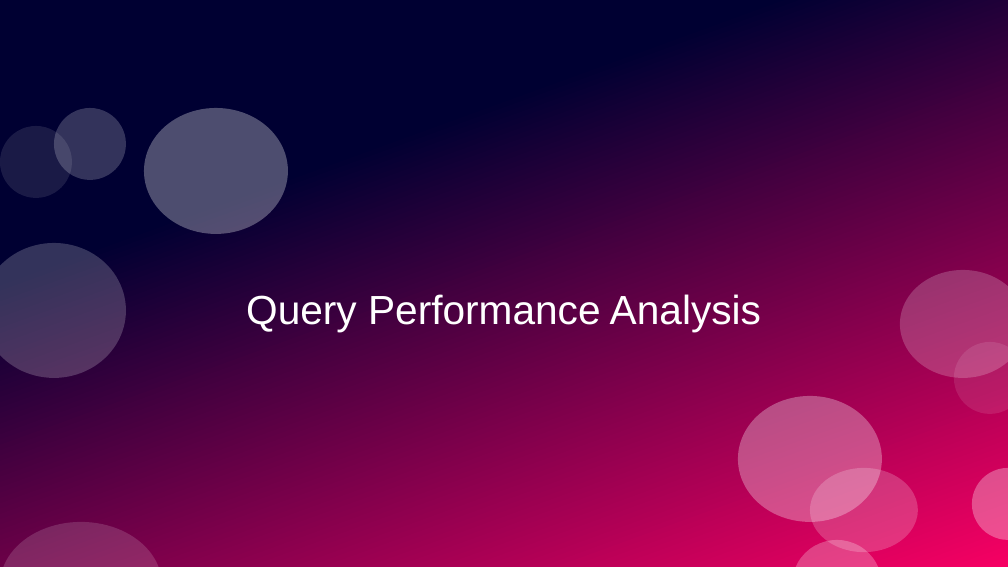
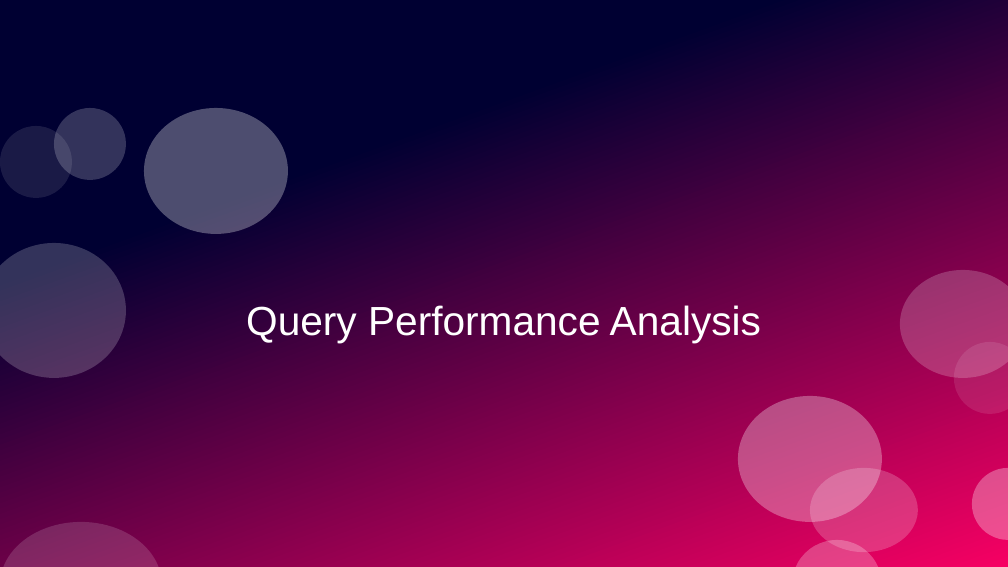
Before and after one commit to hamzaaldabe/QueryPerformanceAnalysis, a slide deck: slide 1 of QueryPerformanceAnalysis.odp. Drawn at 1008x567 pixels with LibreOffice and Linux fonts; fonts in the diff are those of the drawing. Boxes give left, top, right and bottom in pixels: in the first picture for what was removed or moved away, otherwise in the second. Text is boxed around its words. In the diff, an @@ line names an element or a change of style, - is before the commit and + after.

```diff
--- a/QueryPerformanceAnalysis.odp
+++ b/QueryPerformanceAnalysis.odp
@@ subtitle "Query Performance Analysis": place and size @@
-subtitle "Query Performance Analysis" at <box>246,294,761,332</box>
+subtitle "Query Performance Analysis" at <box>246,305,761,343</box>
```
Also in this commit, not shown: 6 other slides changed, 1 other file.
